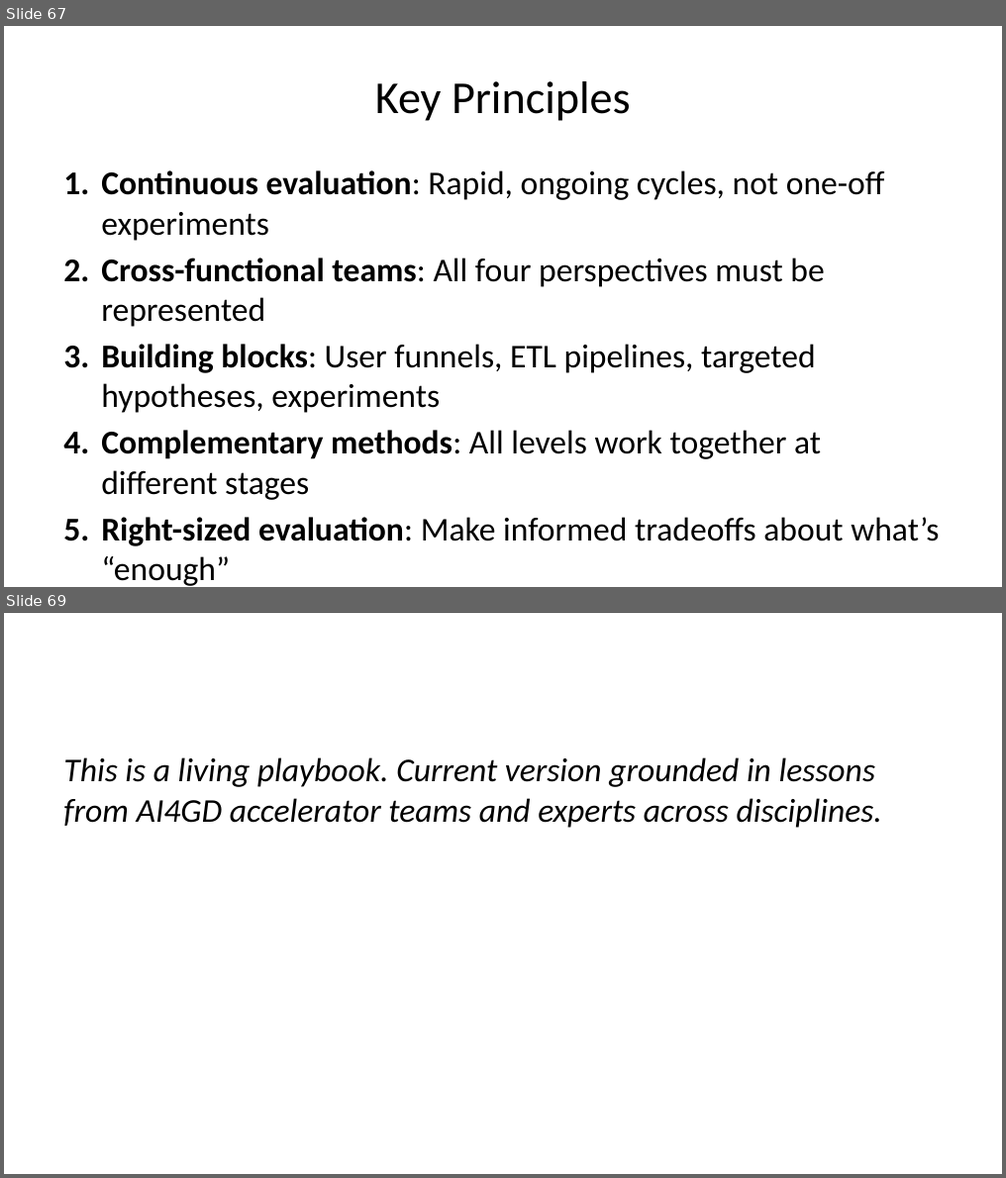
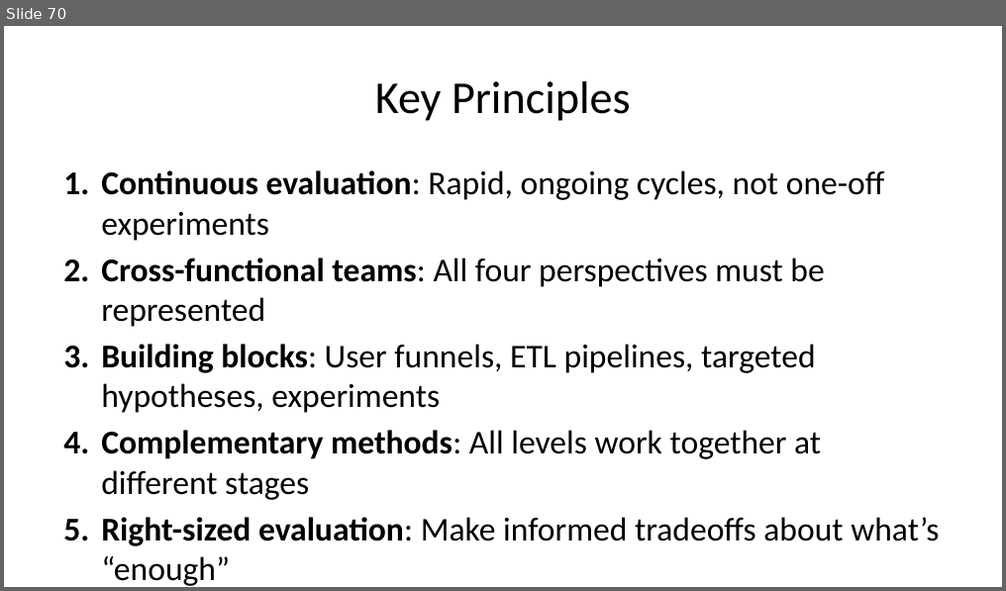
Before and after one commit to littlehifive/taf-ai-eval-pre, a slide deck: presentation/ai_eval_presentation.pptx. Shown one above the other, each under a label of ours: slides 67 and 69 before the commit, slide 70 after it; the slides between them are not shown. The pictures are 1006x1178 and 1006x591 pixels, drawn with LibreOffice and Linux fonts; fonts in the diff are those of the drawing. Boxes give left, top, right and bottom in pixels: in the first picture for what was removed or moved away, otherwise in the second. Text is boxed around its words. In the diff, an @@ line names an element or a change of style, - is before the commit and + after.

```diff
--- a/presentation/ai_eval_presentation.pptx
+++ b/presentation/ai_eval_presentation.pptx
@@ slide 69 removed at [4, 613, 1002, 1174], background #FFFFFF @@
@@ text removed at [63, 758, 882, 828] @@
-This is a living playbook. Current version grounded in lessons from AI4GD accelerator teams and experts across disciplines.
@@ what was slide 67 is now slide 70 @@
```
Also in this commit, not shown: 24 slides changed, 4 slides added, 6 other files.
